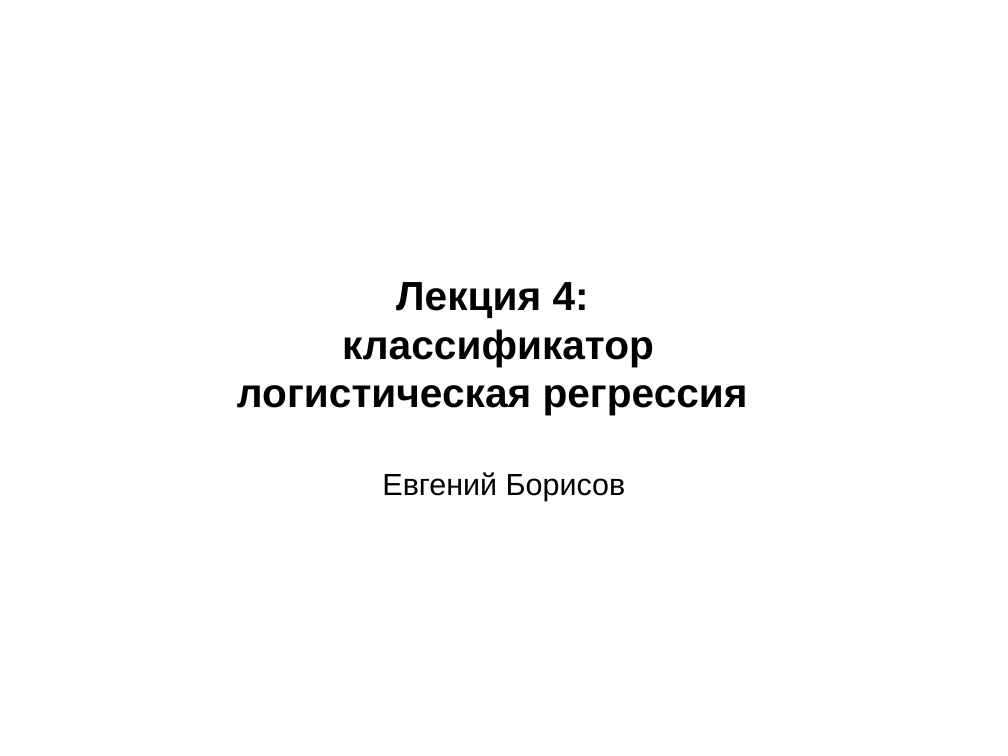
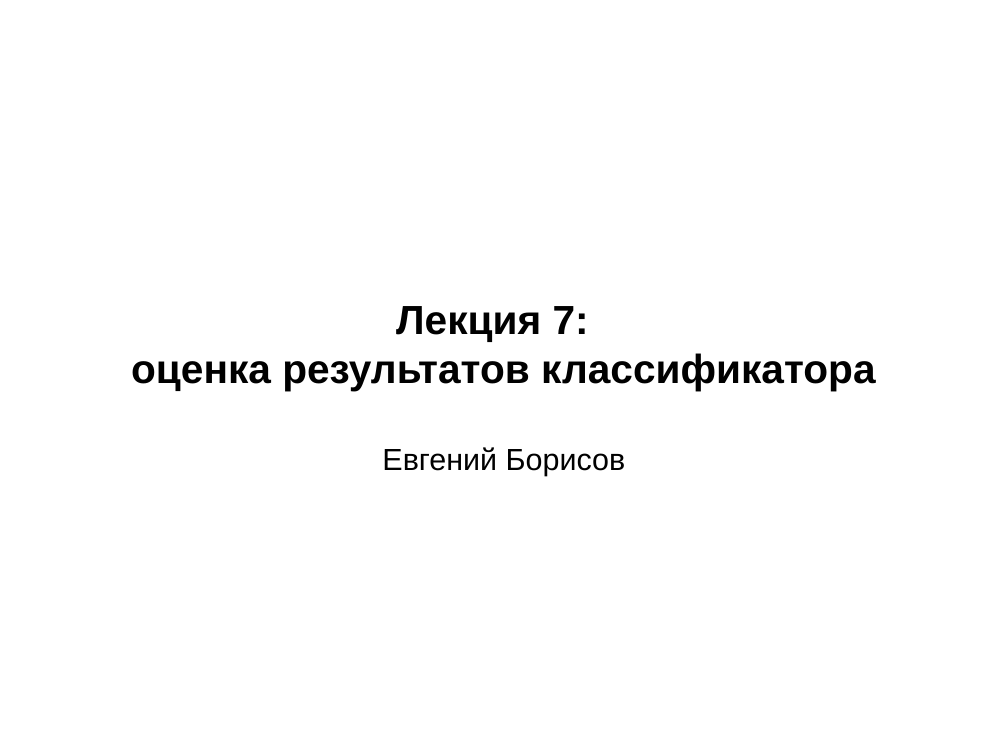
Before and after one commit to mechanoid5/ml_lectorium_legacy, a slide deck: slide 1 of 07-roc-auc.odp. Drawn at 1008x756 pixels with LibreOffice and Linux fonts; fonts in the diff are those of the drawing; background and template pictures are left out. Boxes give left, top, right and bottom in pixels: in the first picture for what was removed or moved away, otherwise in the second. Text is boxed around its words. In the diff, an @@ line names an element or a change of style, - is before the commit and + after.

```diff
--- a/07-roc-auc.odp
+++ b/07-roc-auc.odp
@@ subtitle at box(131, 306, 875, 391): text changed @@
-Лекция 4:
-классификатор
-логистическая регрессия
+Лекция 7:
+оценка результатов классификатора
```
Also in this commit, not shown: 11 other slides changed, 1 slide added, 9 slides removed.
